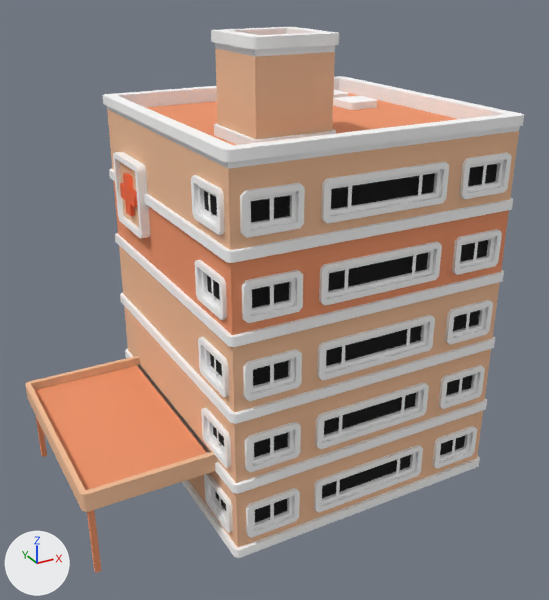
One commit to the glTF model assets/kenney/citycommercial/building-n.glb: the scene before it, then after it.
Rendered twice from a camera (50 mm lens) standing at (-1.76, -3.64, 2.75) and looking at (0.14, -0.19, 1.02). The axes (+X, +Y, +Z) are drawn at lower left. The lights are the same throughout. The picture after the commit comes second. Vertices at exactly the same position are counted once.

Names of what the first picture shows: 'building-n'.
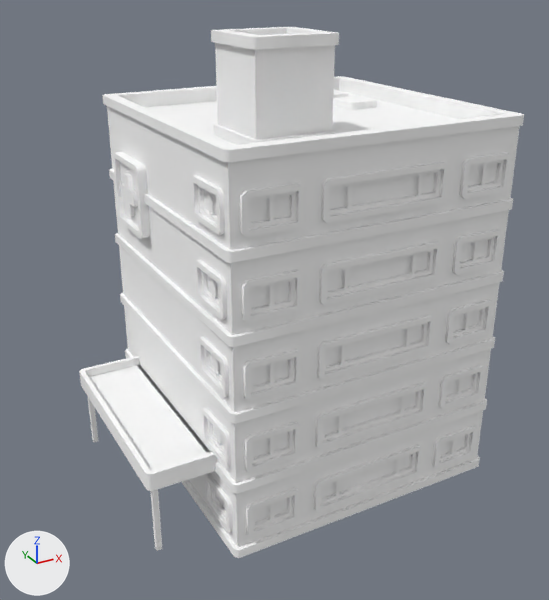
The newer file is also turned or shifted as a whole; pictures and numbers use the older file's frame.

What the commit changed:
Material 'colormap.124' (mat_colormap_124) is new.
Its base color is (1.0, 1.0, 1.0) (white #ffffff).
Its roughness is 1.0.
me_building_n is used by ob_building_n; location (0.0, 0.0, 0.0).
Verts and faces of me_building_n; kept vertices keep their numbers, new ones are numbered from 2551.
Before the commit, vertices of me_building_n: 2442 (-1.14, -0.69, 0.5) at pixel (85, 494), 2443 (-1.14, -0.69, 0.4) at pixel (87, 511), 2444 (-1.16, -0.67, 0.4) at pixel (81, 510), 2445 (-1.16, -0.67, 0.5) at pixel (79, 493), 2446 (-1.16, 0.49, 0.4) at pixel (27, 398).
Before the commit, vertices of me_building_n: 2447 (-1.16, 0.49, 0.5) at pixel (25, 383), 2448 (-1.14, 0.51, 0.4), 2449 (-1.14, 0.51, 0.5) at pixel (27, 381), 2452 (-1.13, 0.48, 0.45), 2453 (-1.13, -0.66, 0.45).
Before the commit, vertices of me_building_n: 2454 (-1.13, 0.48, 0.5) at pixel (30, 383), 2455 (-1.13, -0.66, 0.5) at pixel (85, 490).
me_building_n had 2551 vertices, 4350 faces and spanned x -1.16..1.16, y -0.91..0.91, z 0.0..2.48.
me_building_n now has 2488 vertices, 4350 faces and spans x -0.84..1.16, y -0.91..0.91, z 0.0..2.48.
me_building_n part 1: the loose piece of 8 vertices spanning x -1.13..-1.1, y 0.45..0.48, z 0.0..0.4 is moved by (0.32, 0.0, 0.0), in mat_colormap_124 (white #ffffff).
me_building_n part 2: the loose piece of 8 vertices spanning x -1.13..-1.1, y -0.66..-0.63, z 0.0..0.4 is moved by (0.32, 0.0, 0.0), in mat_colormap_124 (white #ffffff).
Part 3, on me_building_n:
63 vertices are removed from x -0.48..1.14, y -0.91..0.73, z 0.0..2.4.
204 faces are deleted.
204 new faces join them.
Part 4, on me_building_n:
Vertices 2442 to 2449, 2452 to 2455 move by (0.32, 0.0, 0.0).
me_building_n part 5: 4126 faces spanning x -0.84..1.16, y -0.91..0.91, z 0.0..2.48 switch from mat_colormap to mat_colormap_124 (white #ffffff).

Pixel boxes (x1, y1, x2, y2) of what changed, in the pictures (549 x 600 px; the box of a moved part takes in the faces that stretch with it):
'building-n', reshaped (11% narrower)
    before: (25, 27, 524, 573)
    after: (79, 27, 524, 558)
part 1 of me_building_n, moved or reshaped
    before: (35, 415, 47, 457)
    after: (88, 397, 98, 442)
part 2 of me_building_n, moved or reshaped
    before: (87, 510, 101, 573)
    after: (150, 490, 162, 551)
part 3 of me_building_n, moved or reshaped
    both: (115, 48, 427, 556)
part 4 of me_building_n, moved or reshaped
    before: (25, 356, 219, 512)
    after: (79, 356, 219, 491)
part 5 of me_building_n, recoloured (lighter)
    before: (25, 27, 519, 551)
    after: (79, 27, 519, 551)
